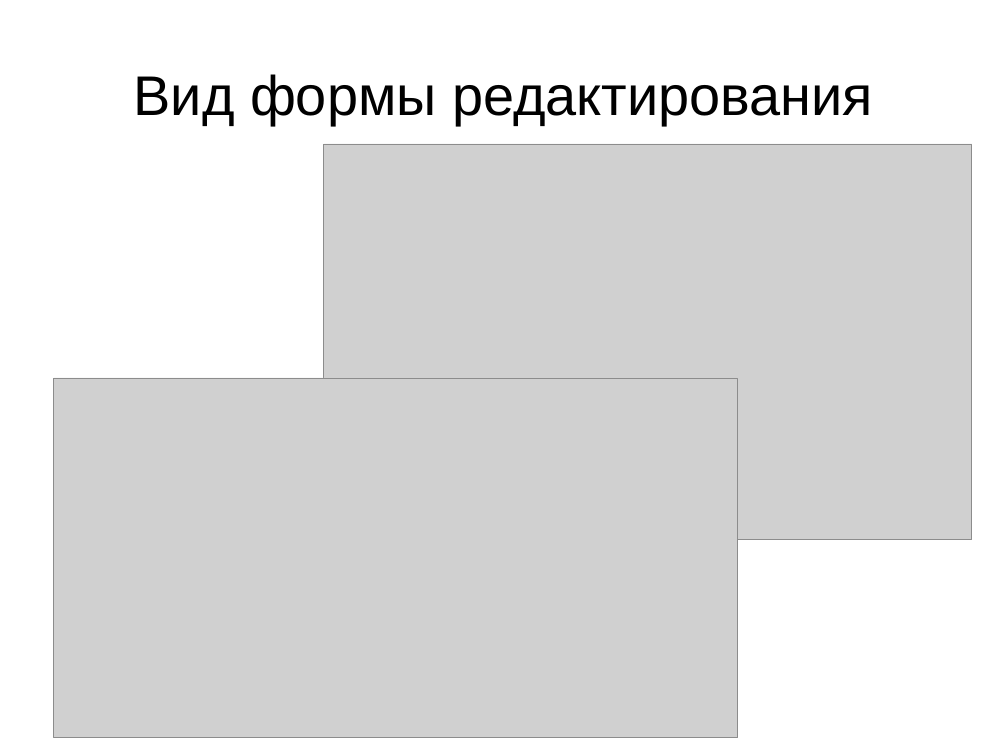
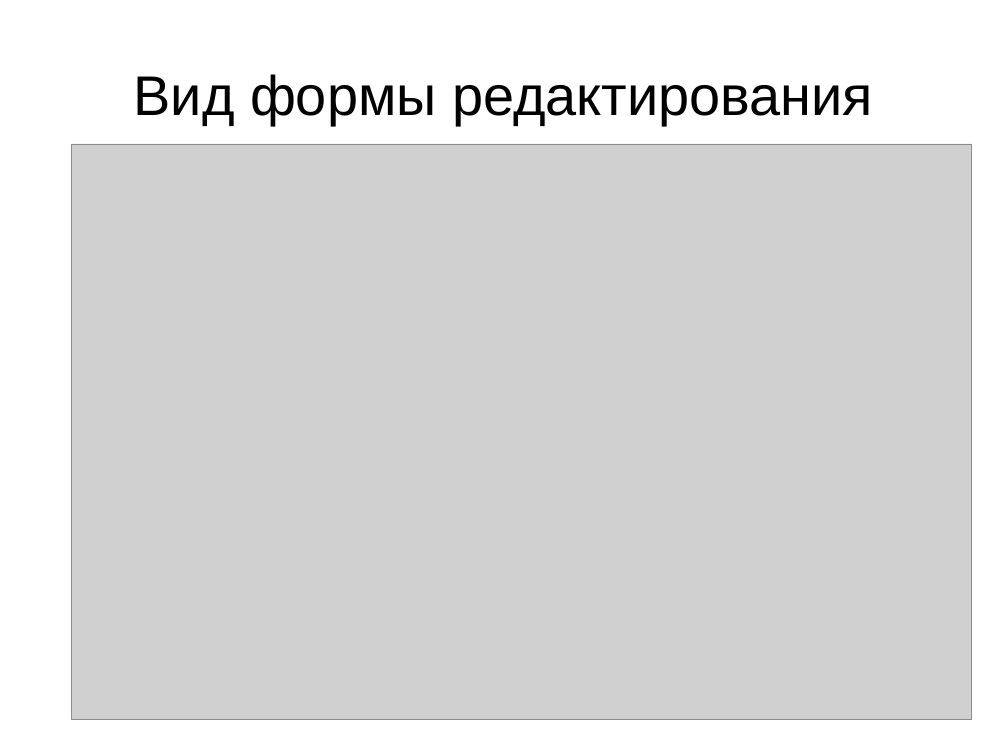
Before and after one commit to aeremenok/a-team-777, a slide deck: slide 15 of diploma/eav/diploma/demo.odp. Drawn at 1008x756 pixels with LibreOffice and Linux fonts; fonts in the diff are those of the drawing; grey boxes stand for pictures. Boxes give left, top, right and bottom in pixels: in the first picture for what was removed or moved away, otherwise in the second. Text is boxed around its words. In the diff, an @@ line names an element or a change of style, - is before the commit and + after.

```diff
--- a/diploma/eav/diploma/demo.odp
+++ b/diploma/eav/diploma/demo.odp
@@ picture: place and size @@
-picture at <box>324,144,972,540</box>
+picture at <box>72,144,972,720</box>
@@ picture removed at <box>54,378,738,738</box> @@
```
Also in this commit, not shown: 1 other slide changed.
